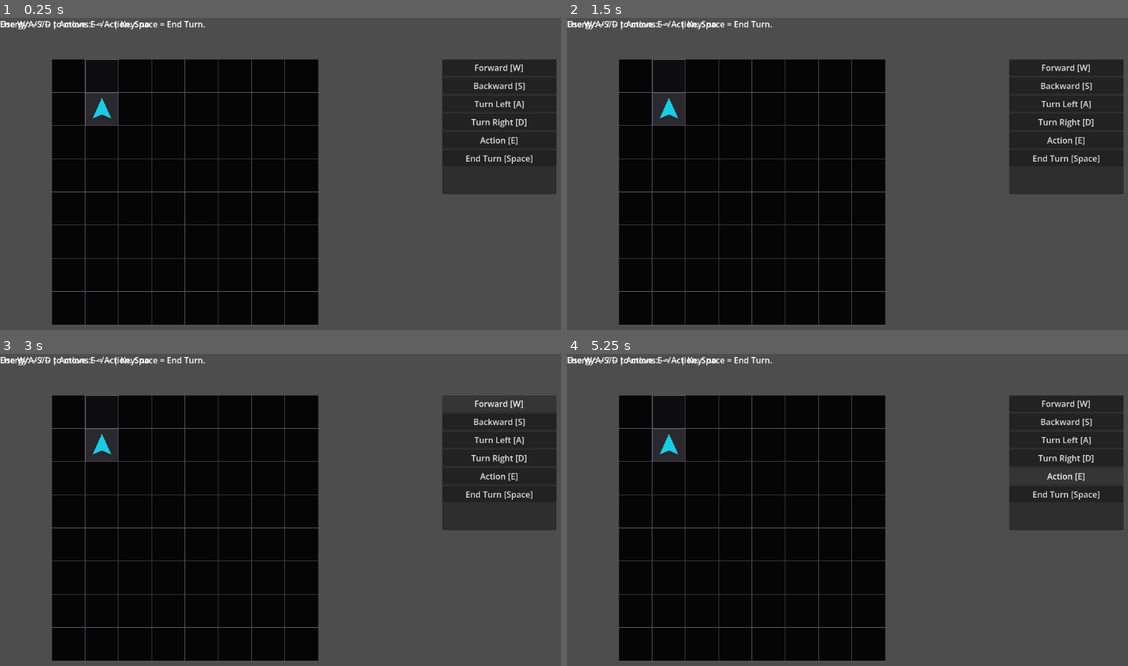
Above: before the commit, frames 1-4 (two rows, left to right).
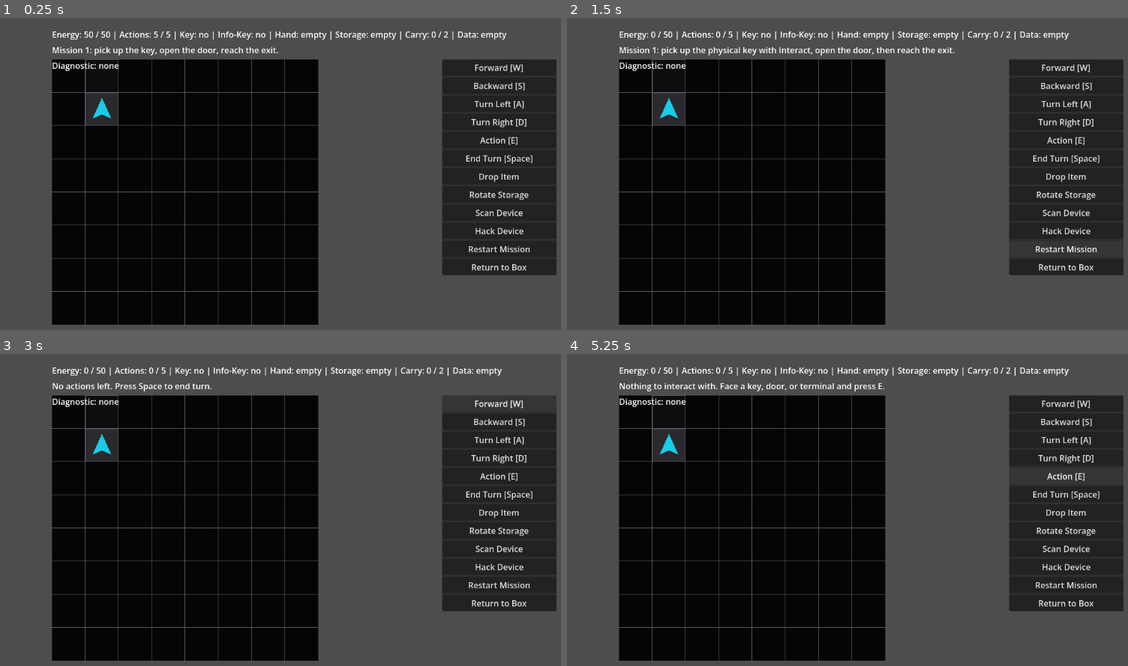
Above: after the commit, the same moments.

Repository: JUSTConnect/bibop
Game: Godot game, scene res://scenes/main.tscn
Same seed, same stepped clock (60 frames per second), same inputs: the game is played once before the commit and once after it.
Inputs (mouse positions are in pixels of both pictures, inside the frame that each line leads up to):
- Up to frame 1 (0.25 s): no input
- Up to frame 2 (1.5 s): click (1066, 248) at 0.5 s, where only the run after the commit has a clickable "Restart Mission"; click (1066, 248) at 1.25 s, where only the run after the commit has a clickable "Restart Mission"
- Up to frame 3 (3 s): click (499, 584) at 2 s, where only the run after the commit has a clickable "Restart Mission"; click "Forward [W]" at 2.75 s
- Up to frame 4 (5.25 s): click "Turn Left [A]" at 3.5 s; click "Turn Right [D]" at 4.25 s; click "Action [E]" at 5 s

The runs differ from the first frame. In frame 1, 7.0% of the frame differs, in the area x 0-100%, y 0-83%; in frame 2, 6.3%; in frame 3, 6.9%; in frame 4, 7.0%.
Error before the commit: Parse Error: Cannot infer the type of "side_size" variable because the value doesn't have a set type. (res://scripts/ui/game_ui.gd:522)

Commit message:
Update game_ui.gd

Diff:
--- a/scripts/ui/game_ui.gd
+++ b/scripts/ui/game_ui.gd
@@ -519,12 +519,12 @@
 		selected_external_side_index = 0
 
 	var side_id := get_selected_external_side_id()
-	var side_size := bipob.get_external_side_size(side_id)
+	var side_size: Vector2i = bipob.get_external_side_size(side_id)
 	selected_external_slot_position.x = clampi(selected_external_slot_position.x, 0, side_size.x - 1)
 	selected_external_slot_position.y = clampi(selected_external_slot_position.y, 0, side_size.y - 1)
 
 func _get_external_slot_mark(module: BipobModule) -> String:
-	var module_name := bipob.get_module_display_name(module).to_upper()
+	var module_name: String = bipob.get_module_display_name(module).to_upper()
 	if module_name.is_empty():
 		return "M"
 	return module_name.substr(0, 1)
@@ -683,7 +683,7 @@
 func get_box_external_menu_text() -> String:
 	clamp_external_selection()
 	var side_id := get_selected_external_side_id()
-	var side_size := bipob.get_external_side_size(side_id)
+	var side_size: Vector2i = bipob.get_external_side_size(side_id)
 	var content_lines: Array[String] = []
 	content_lines.append("Side: %s" % side_id)
 	content_lines.append("Selected slot: %d,%d" % [selected_external_slot_position.x, selected_external_slot_position.y])
@@ -695,12 +695,13 @@
 		var row_cells: Array[String] = []
 		for x in range(side_size.x):
 			var slot_pos := Vector2i(x, y)
-			var module := bipob.get_external_module_at(side_id, slot_pos)
-			var is_selected := slot_pos == selected_external_slot_position
+			var module: BipobModule = bipob.get_external_module_at(side_id, slot_pos)
+			var is_selected: bool = slot_pos == selected_external_slot_position
+
 			if module == null:
 				row_cells.append("[>]" if is_selected else "[ ]")
 			else:
-				var mark := _get_external_slot_mark(module)
+				var mark: String = _get_external_slot_mark(module)
 				row_cells.append("[>%s]" % mark if is_selected else "[%s]" % mark)
 		content_lines.append("".join(row_cells))
 
@@ -803,7 +804,7 @@
 		return
 	clamp_external_selection()
 	var side_id := get_selected_external_side_id()
-	var side_size := bipob.get_external_side_size(side_id)
+	var side_size: Vector2i = bipob.get_external_side_size(side_id)
 	var width := side_size.x
 	var total_slots := width * side_size.y
 	if total_slots <= 0:
